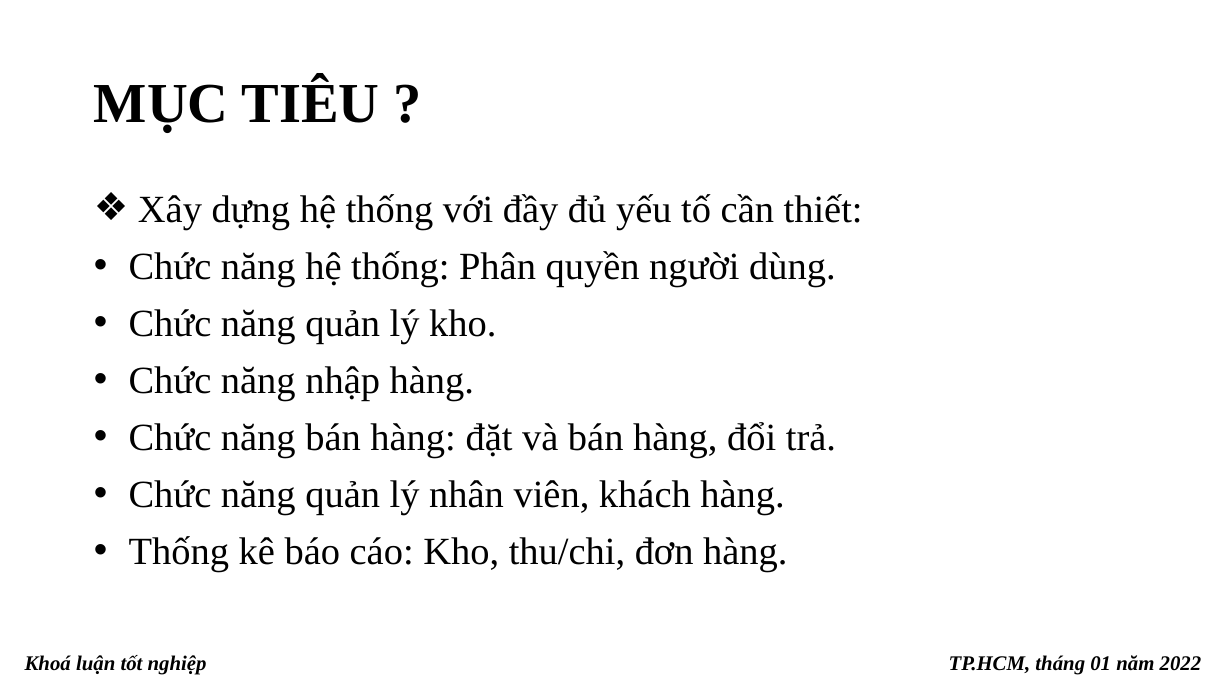
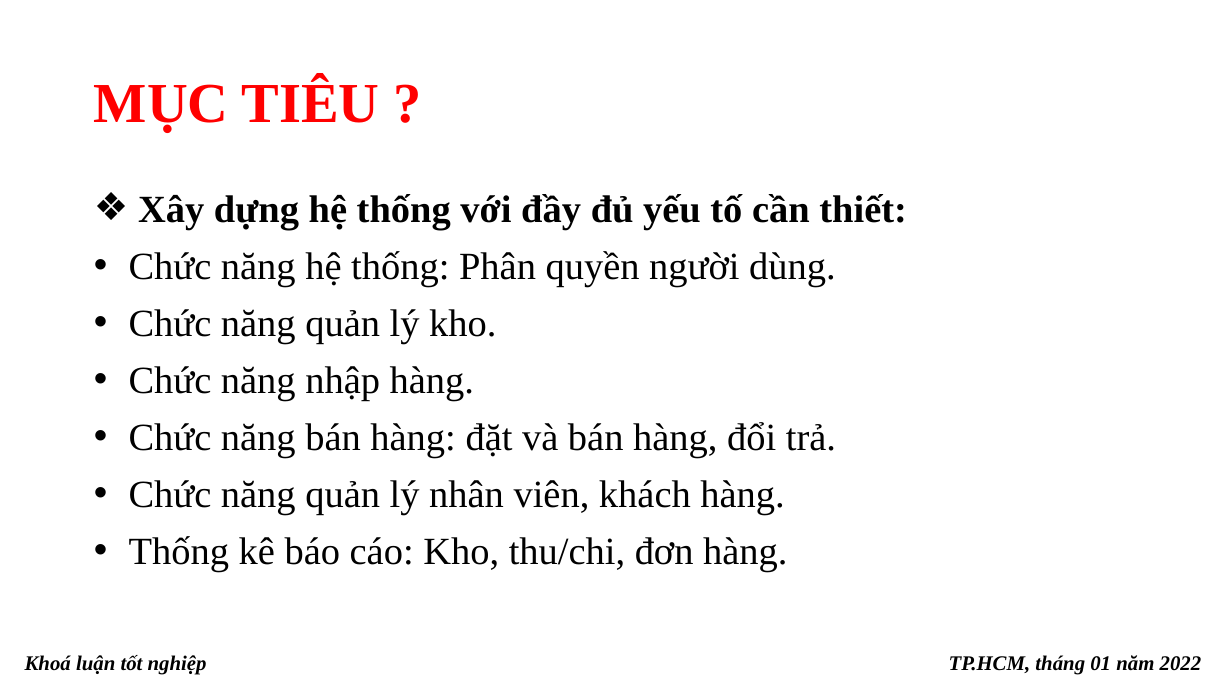
Before and after one commit to khoaluantotnghiep-09dhth-hufi/baocao, a slide deck: slide 6 of ppBaoCao_2.pptx. Drawn at 1232x693 pixels with LibreOffice and Linux fonts; fonts in the diff are those of the drawing. Boxes give left, top, right and bottom in pixels: in the first picture for what was removed or moved away, otherwise in the second. Text is boxed around its words. In the diff, an @@ line names an element or a change of style, - is before the commit and + after.

```diff
--- a/ppBaoCao_2.pptx
+++ b/ppBaoCao_2.pptx
@@ title "MỤC TIÊU ?" at (x1=94, y1=78, x2=380, y2=133): text colour #000000 to #FF0000 @@
@@ text at (x1=138, y1=194, x2=907, y2=230): bold on in "Xây dựng hệ thống với đầy đủ ..." @@
```
Also in this commit, not shown: 10 other slides changed, 2 other files.
